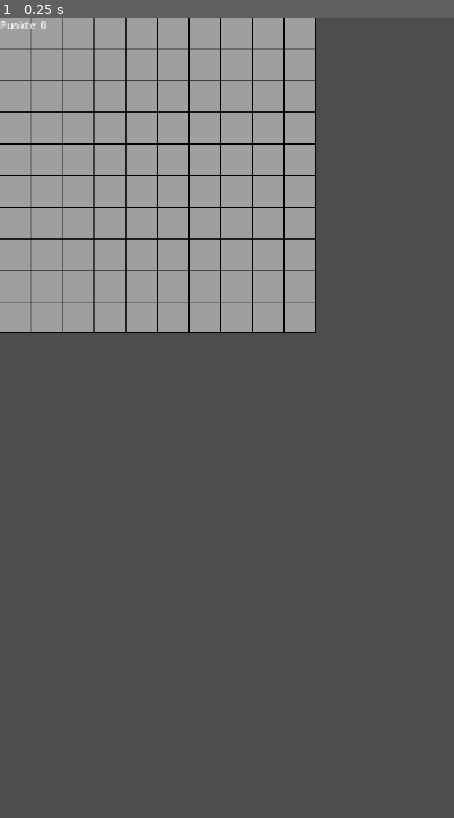
Above: before the commit, frame 1.
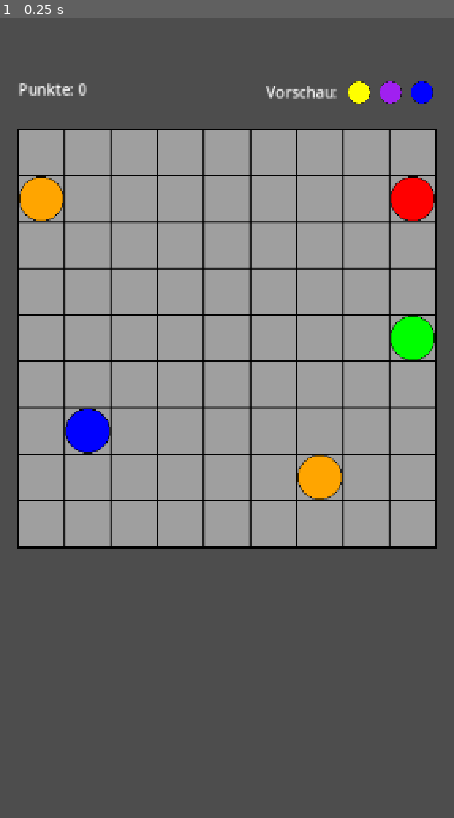
Above: after the commit, the same moment.

Repository: Artus030/godot-lines
Game: Godot game, scene res://Scenes/PlayingField.tscn
Same seed, same stepped clock (60 frames per second), same inputs: the game is played once before the commit and once after it.
Inputs:
- Up to frame 1 (0.25 s): no input

The runs differ from the first frame. In frame 1, 46% of the frame differs, in the area x 0-97%, y 0-67%.
Error before the commit: Parse Error: Identifier "SupabaseClient" not declared in the current scope. (res://Scripts/autoload/leaderboard_manager.gd:15)

Commit message:
fixed more autoload problems

Diff:
--- a/project.godot
+++ b/project.godot
@@ -18,8 +18,8 @@
 
 [autoload]
 
-SupabaseClient="res://Scripts/autoload/supabase_client.gd"
-LeaderboardManager="res://Scripts/autoload/leaderboard_manager.gd"
+SupabaseClient="*res://Scripts/autoload/supabase_client.gd"
+LeaderboardManager="*res://Scripts/autoload/leaderboard_manager.gd"
 
 [display]
 
Not shown, added: Scripts/autoload/leaderboard_manager.gd.uid
Not shown, added: Scripts/autoload/supabase_client.gd.uid
Not shown, added: Scripts/entities/ball.gd.uid
Not shown, added: Scripts/entities/spawner_component.gd.uid
Not shown, added: Scripts/gameplay/game_board.gd.uid
Not shown, added: Scripts/gameplay/grid_pathfinder.gd.uid
Not shown, added: Scripts/gameplay/main.gd.uid
Not shown, added: Scripts/gameplay/match_checker.gd.uid
Not shown, added: Scripts/ui/ui_manager.gd.uid
Not shown, added: Scripts/utils/persistence_manager.gd.uid
Not shown, added: Scripts/visuals/board_animator.gd.uid
Not shown, added: Scripts/visuals/explosion_effect.gd.uid
(and 1 more such lines)
